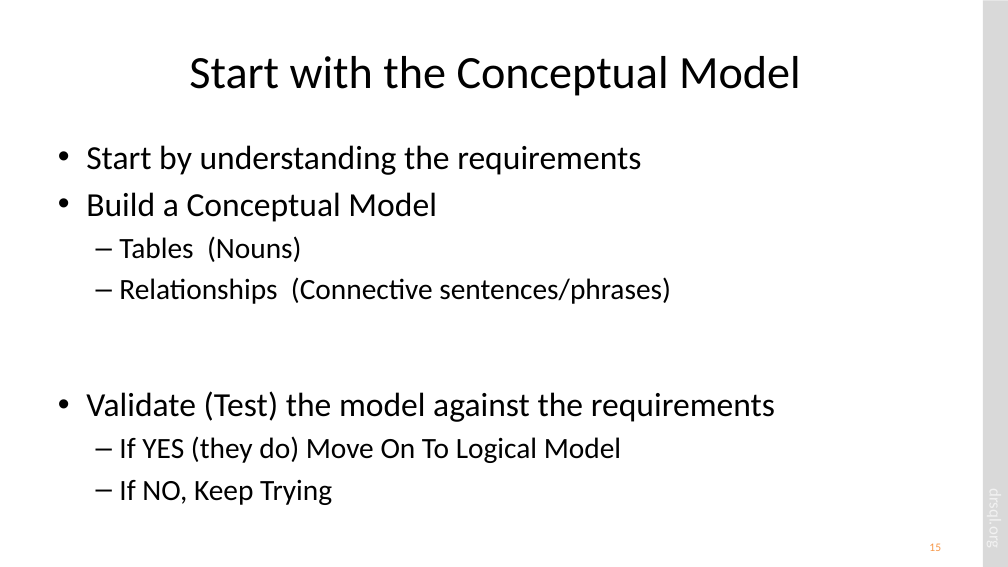
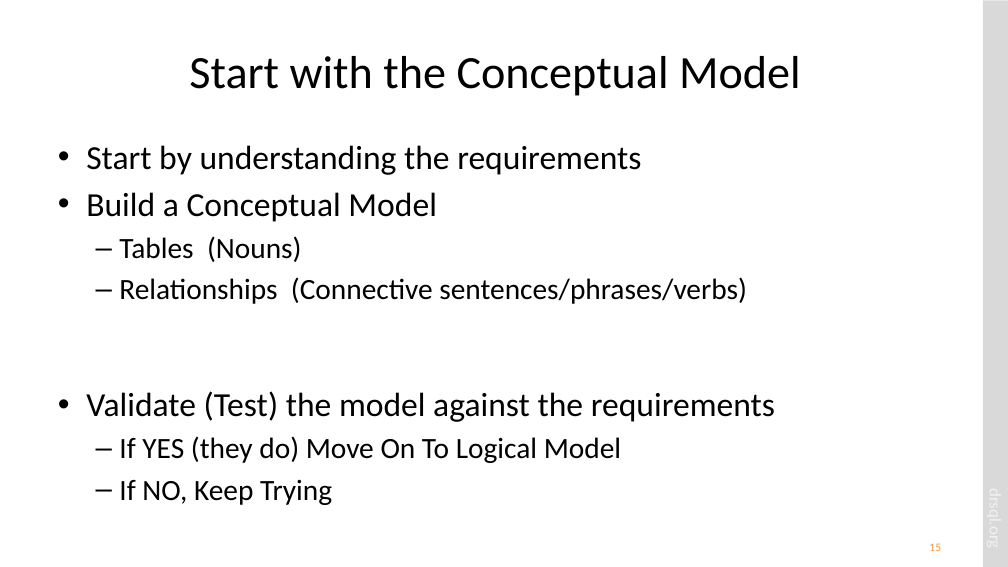
Before and after one commit to drsqlgithub/Presentation-Downloads, a slide deck: slide 15 of Relational Database Design/Relational Database Design.pptx. Drawn at 1008x567 pixels with LibreOffice and Linux fonts; fonts in the diff are those of the drawing. Boxes give left, top, right and bottom in pixels: in the first picture for what was removed or moved away, otherwise in the second. Text is boxed around its words. In the diff, an @@ line names an element or a change of style, - is before the commit and + after.

```diff
--- a/Relational Database Design/Relational Database Design.pptx
+++ b/Relational Database Design/Relational Database Design.pptx
@@ text at bbox=[119, 277, 747, 304]: text changed @@
-  – Relationships (Connective sentences/phrases)
+  – Relationships (Connective sentences/phrases/verbs)
```
Also in this commit, not shown: 19 other slides changed, 2 slides added, 1 slide removed.
